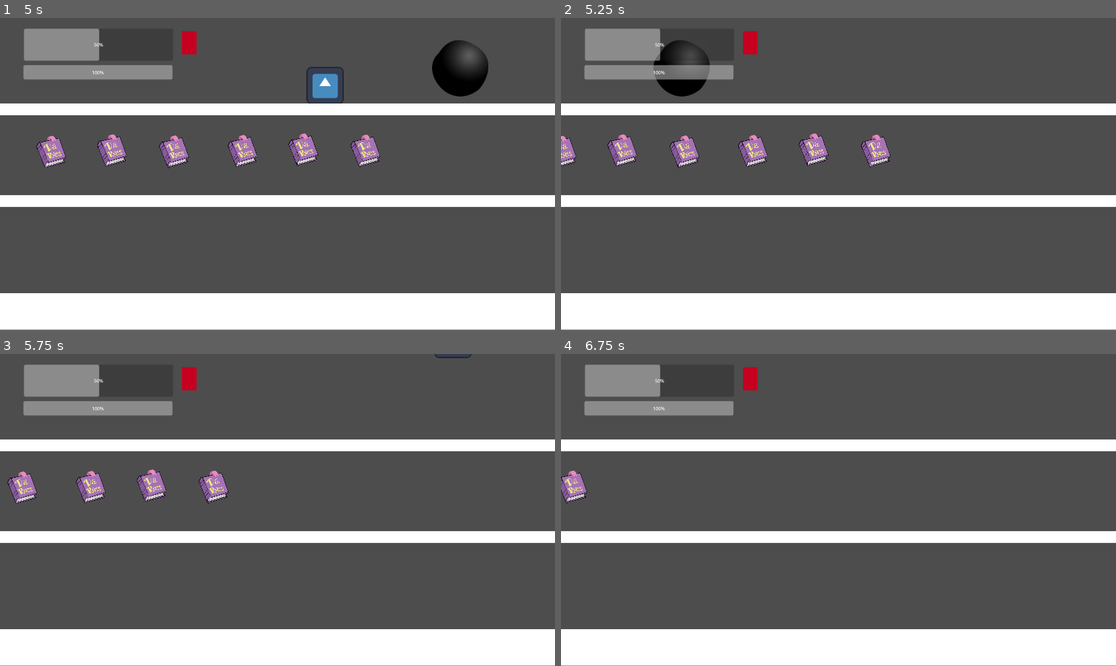
Above: before the commit, frames 1-4 (two rows, left to right).
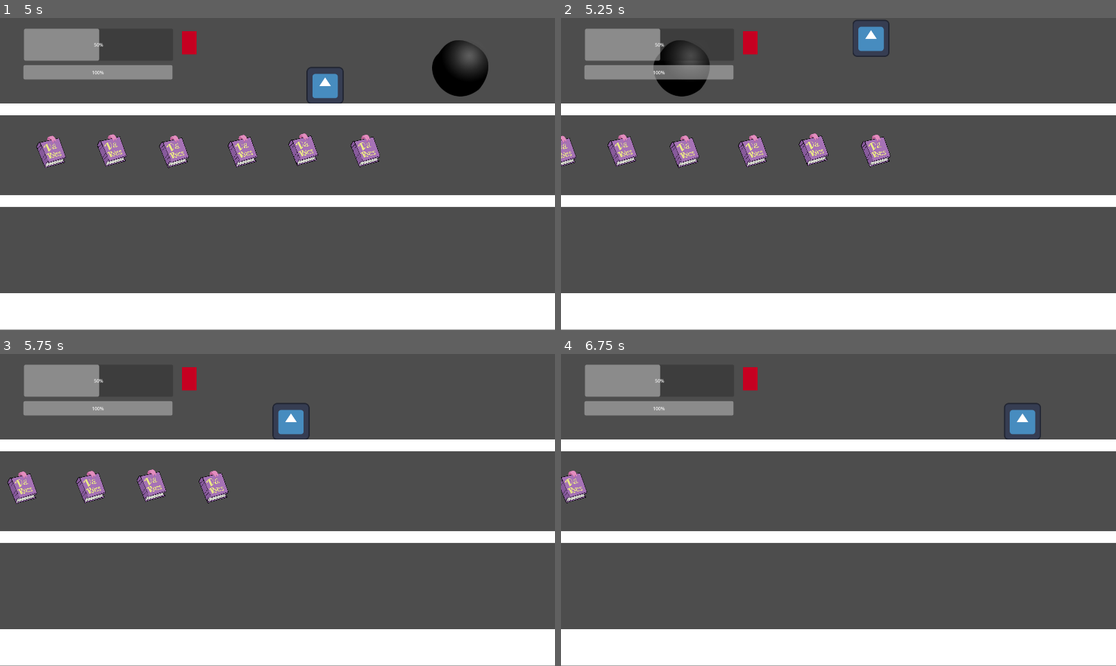
Above: after the commit, the same moments.

Repository: Jam-n-Bees/HITL-Prototype---Blue-Donut
Game: Godot game, scene res://Remake/remake_test.tscn
Same seed, same stepped clock (60 frames per second), same inputs: the game is played once before the commit and once after it. The engine's default icon, where the game draws it, is replaced by a stand-in: a white triangle on a blue panel in a dark square. Sound files missing from this copy of the repository are replaced by a short silence.
Inputs:
- Up to frame 1 (5 s): hold Space (Space) 0.53-1.28 s; hold D (Right) 0.53-2.03 s; tap W (Up) at 0.77, 1.52, 3.02, 3.77, 4.52 s; tap Space (Space) at 1.35, 2.85, 4.35 s; hold Space (Space) 2.03-2.78 s; hold A (Left) 2.03-4.28 s; hold Space (Space) 3.53-4.28 s; hold D (Right) from 4.28 s (still down)
- Up to frame 2 (5.25 s): keep holding D (Right); hold Space (Space) from 5.03 s (still down)
- Up to frame 3 (5.75 s): keep holding D (Right); keep holding Space (Space)
- Up to frame 4 (6.75 s): keep holding D (Right); release Space (Space) at 5.78 s; tap Space (Space) at 5.85 s; tap W (Up) at 6.02 s; hold Space (Space) from 6.53 s (still down)

Frame 1 is identical in both runs. In frame 2, 0.5% of the frame differs, in the area x 52-60%, y 0-13%; in frame 3, 0.5%, in the area x 49-85%, y 0-28%; in frame 4, 0.5%.

Commit message:
Player Knocked Up briefly + Movement locked
Resisting the urge to make a poor taste joke-

Diff:
--- a/Remake/component_lib_scripts/syncronised_shuffle.gd
+++ b/Remake/component_lib_scripts/syncronised_shuffle.gd
@@ -12,6 +12,16 @@
 
 
 func _physics_process(delta: float) -> void:
+	if (get_parent().is_in_group("Player")):
+		if (get_parent().lockout):
+			pass
+		else:
+			move_calc()
+	else:
+		move_calc()
+
+
+func move_calc():
 	get_parent().velocity.x = level_data_r.base_velocity + player_modifier
 
 	if !moving && player_modifier != 0:
--- a/Remake/important_nodes/player_character.tscn
+++ b/Remake/important_nodes/player_character.tscn
@@ -13,7 +13,7 @@
 radius = 64.0
 height = 130.0
 
-[node name="PlayerCharacter" type="CharacterBody2D" unique_id=1164801238 node_paths=PackedStringArray("input_manager", "syncronised_shuffle")]
+[node name="PlayerCharacter" type="CharacterBody2D" unique_id=1164801238 node_paths=PackedStringArray("input_manager", "syncronised_shuffle") groups=["Player"]]
 script = ExtResource("1_f3oub")
 input_manager = NodePath("InputManager")
 syncronised_shuffle = NodePath("SyncronisedShuffle")
--- a/Remake/player/player_character.gd
+++ b/Remake/player/player_character.gd
@@ -8,6 +8,7 @@
 
 var gravity : float = 85
 var on_floor : bool = false
+var lockout : bool = false
 
 func _ready() -> void:
 	input_manager.space_pressed.connect(jump)
@@ -23,6 +24,7 @@
 	move_and_slide()
 	if is_on_floor():
 		on_floor = true
+		lockout = false
 	else:
 		on_floor = false
 
@@ -45,4 +47,7 @@
 
 func _on_player_area_hit_something(area: Area2D) -> void:
 	if area.is_in_group("CannonProjectile"):
+		lockout = true
 		incoming_damage.emit(test_dmg)
+		velocity.y = -1400
+		velocity.x = 200
